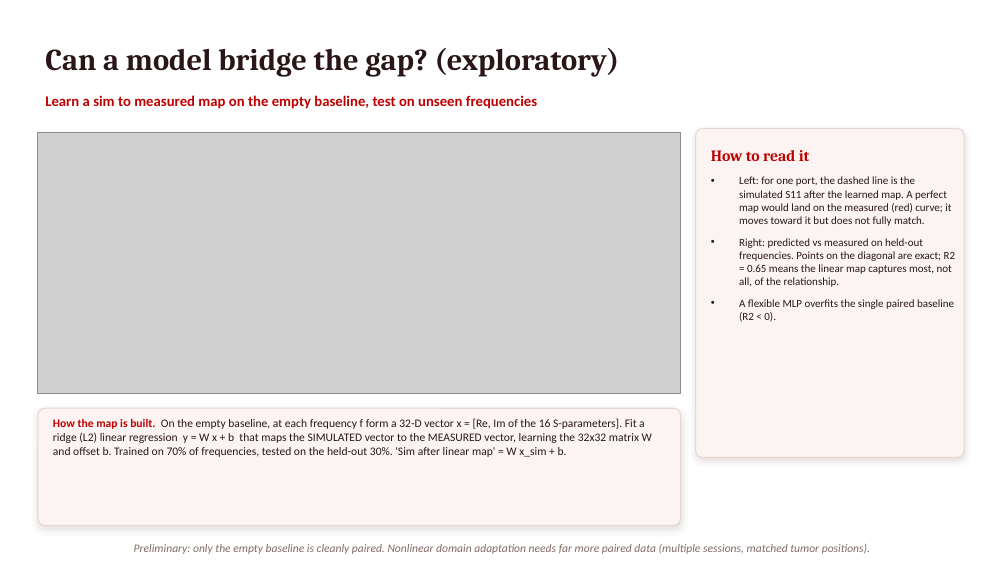
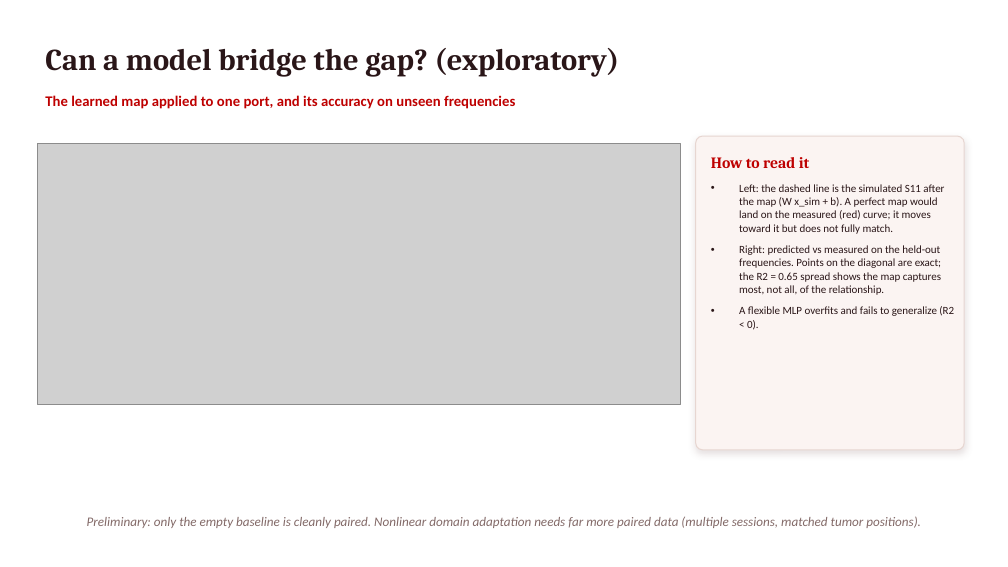
Before and after one commit to pmart1534/microwave-phantom-localization-cnn-mlp, a slide deck: slide 11 of regression_deck/Deck3_Sim_vs_Measured.pptx (slide 10 before the commit). Drawn at 1008x567 pixels with LibreOffice and Linux fonts; fonts in the diff are those of the drawing; grey boxes stand for pictures. Boxes give left, top, right and bottom in pixels: in the first picture for what was removed or moved away, otherwise in the second. Text is boxed around its words. In the diff, an @@ line names an element or a change of style, - is before the commit and + after.

```diff
--- a/regression_deck/Deck3_Sim_vs_Measured.pptx
+++ b/regression_deck/Deck3_Sim_vs_Measured.pptx
@@ text at box(45, 95, 515, 109): text changed @@
-Learn a sim to measured map on the empty baseline, test on unseen frequencies
+The learned map applied to one port, and its accuracy on unseen frequencies
@@ picture: place and size @@
-picture at box(38, 132, 681, 393)
+picture at box(38, 144, 681, 405)
@@ rounded rectangle: place and size @@
-rounded rectangle at box(696, 129, 964, 457)
+rounded rectangle at box(696, 136, 964, 450)
@@ text "How to read it": place and size @@
-text "How to read it" at box(711, 150, 810, 161)
+text "How to read it" at box(711, 157, 810, 168)
@@ text at box(739, 184, 954, 330): text changed @@
-• Left: for one port, the dashed line is the simulated S11 after the learned map. A perfect map would land on the measured (red) curve; it moves toward it but does not fully match.
-• Right: predicted vs measured on held-out frequencies. Points on the diagonal are exact; R2 = 0.65 means the linear map captures most, not all, of the relationship.
-• A flexible MLP overfits the single paired baseline (R2 < 0).
+• Left: the dashed line is the simulated S11 after the map (W x_sim + b). A perfect map would land on the measured (red) curve; it moves toward it but does not fully match.
+• Right: predicted vs measured on the held-out frequencies. Points on the diagonal are exact; the R2 = 0.65 spread shows the map captures most, not all, of the relationship.
+• A flexible MLP overfits and fails to generalize (R2 < 0).
@@ rounded rectangle removed at box(38, 408, 681, 526) @@
@@ text removed at box(53, 418, 652, 457) @@
-How the map is built. On the empty baseline, at each frequency f form a 32-D vector x = [Re, Im of the 16 S-parameters]. Fit a ridge (L2) linear regression y = W x + b that maps the SIMULATED vector to the MEASURED vector, learning the 32x32 matrix W and offset b. Trained on 70% of frequencies, tested on the held-out 30%. 'Sim after linear map' = W x_sim + b.
@@ text "Preliminary: only the empty baseline ...": place and size @@
-text "Preliminary: only the empty baseline ..." at box(134, 544, 870, 554)
+text "Preliminary: only the empty baseline ..." at box(87, 516, 921, 528)
@@ text "Preliminary: only the empty baseline ..." at box(87, 516, 921, 528): size 11 to 12.5 pt @@
```
Also in this commit, not shown: 1 slide added, 1 other file.
